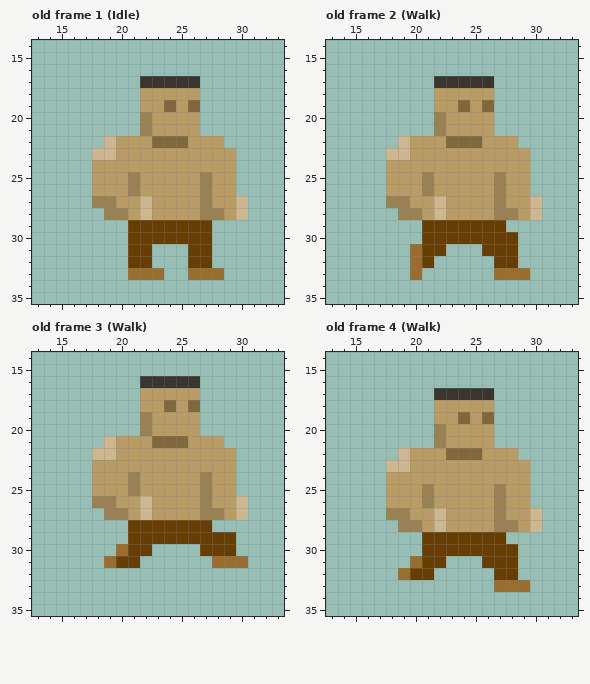
Pixel-art file, stored at HumanBomber.aseprite. The first picture shows the starting point.
48x48 pixels, 11 frames. Shown: old frame 1 (Idle): x 13..33, y 14..35; old frame 2 (Walk): x 13..33, y 14..35; old frame 3 (Walk): x 13..33, y 14..35; old frame 4 (Walk): x 13..33, y 14..35. The commit also changed other frames, which this record leaves out.
The same view after the edit:
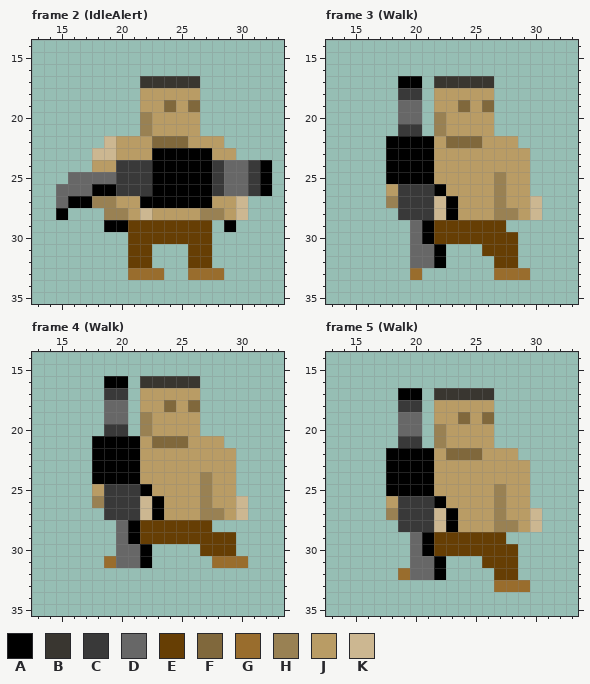
Palette (. is transparent): A #000000  B #393630  C #393939  D #676767  E #663e04  F #80683c  G #996d2d  H #998153  J #b99c65  K #ccb791
A new or re-ordered frame is compared with the old frame closest to it.
Change:
frames 11 -> 22
Changed rows in their new state; - is an unchanged pixel.
Frame 2 (IdleAlert) is new; against old frame 1 (Idle), layer "weapon":
first column x 15:
23 --------AAAAA-----
24 -----CCCAAAAACDDCA
25 -DDDDCCCAAAAACDDCA
26 DDDAACCCAAAAACDDCA
27 DAA----AAAAAA-----
28 A-----------------
29 ----AA--------A---
Frame 3 (Walk) is new; against old frame 2 (Walk), layer "weapon":
first column x 18:
17 -AA---
18 -CC---
19 -DD---
20 -DD---
21 -CC---
22 AAAA--
23 AAAA--
24 AAAA--
25 AAAA--
26 -CCCA-
27 -CCC-A
28 -CCC-A
29 --DA--
30 --DA--
31 --DDA-
32 --DDA-
Frame 4 (Walk) is new; against old frame 3 (Walk), layer "weapon":
first column x 18:
16 -AA---
17 -CC---
18 -DD---
19 -DD---
20 -CC---
21 AAAA--
22 AAAA--
23 AAAA--
24 AAAA--
25 -CCCA-
26 -CCC-A
27 -CCC-A
28 --DA--
29 --DA--
30 --DDA-
31 --DDA-
Frame 5 (Walk) is new; against old frame 4 (Walk), layer "weapon": the same change as frame 3 (Walk)
Pixel boxes of the changes (left, top, right, bottom) in both pictures:
changed: (56, 148, 272, 232)
changed: (386, 76, 458, 268)
changed: (92, 376, 164, 568)
changed: (386, 388, 458, 580)
